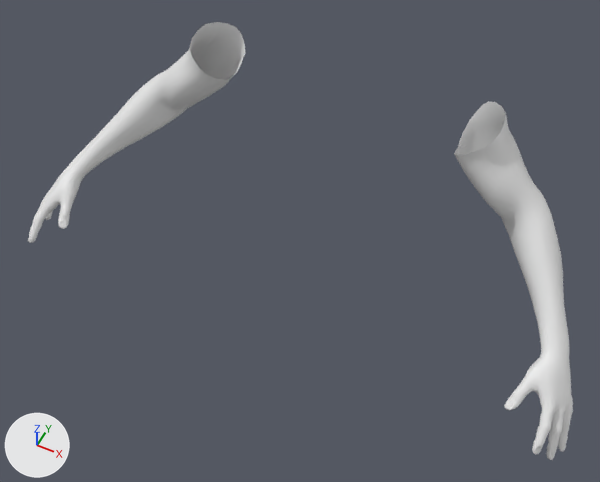
The FBX model SamuraiJam2024/Assets/Meshes/arm2.fbx: old version first, new version second.
The view is the same before and after, from a 50 mm lens placed at (1.085, -2.567, 2.196), pointed at (0.072, -0.54, -0.338). Lighting does not change. The marker at lower left points along +X, +Y and +Z. Where no turn or scale is listed for an object, it has been applied to the vertices.

The first picture shows 'SamuraiArms'.
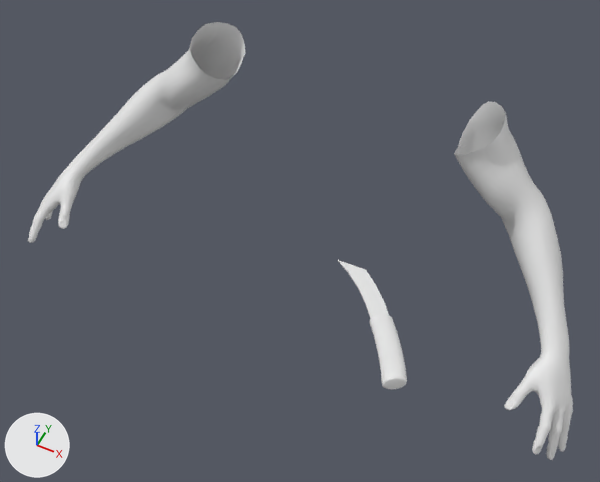
Where the newer file only moved an object's origin or applied its transform, the numbers keep the older frame.

What the commit changed:
Material 'Knife' (mat_knife) is new.
Its base color is (0.8, 0.8, 0.8) (white #e7e7e7).
Mesh me_cylinder_001 is new.
It has 544 vertices, 514 faces and spans x -0.104..0.131, y -0.17..0.154, z -0.062..0.069.
It uses material mat_knife (white #e7e7e7).
Mesh me_cube_002 is new.
It has 20 vertices, 17 faces and spans x -0.37..-0.036, y 0.114..0.409, z -0.138..-0.03.
It uses material mat_knife (white #e7e7e7).
Object 'Tanto|Hilt|Dupli|' (ob_tanto_hilt_dupli) is new; it shows me_cylinder_001.
Its location is (0.592, -0.904, -0.288).
Object 'Tanto|Blade|Dupli|1' (ob_tanto_blade_dupli_1) is new; it shows me_cube_002.
Its location is (0.592, -0.904, -0.288).

Changed parts and their boxes (x1, y1, x2, y2) in the pictures (600 x 482 px):
'Tanto|Hilt|Dupli|', added
    after: (369, 314, 407, 389)
'Tanto|Blade|Dupli|1', added
    after: (338, 260, 389, 319)
